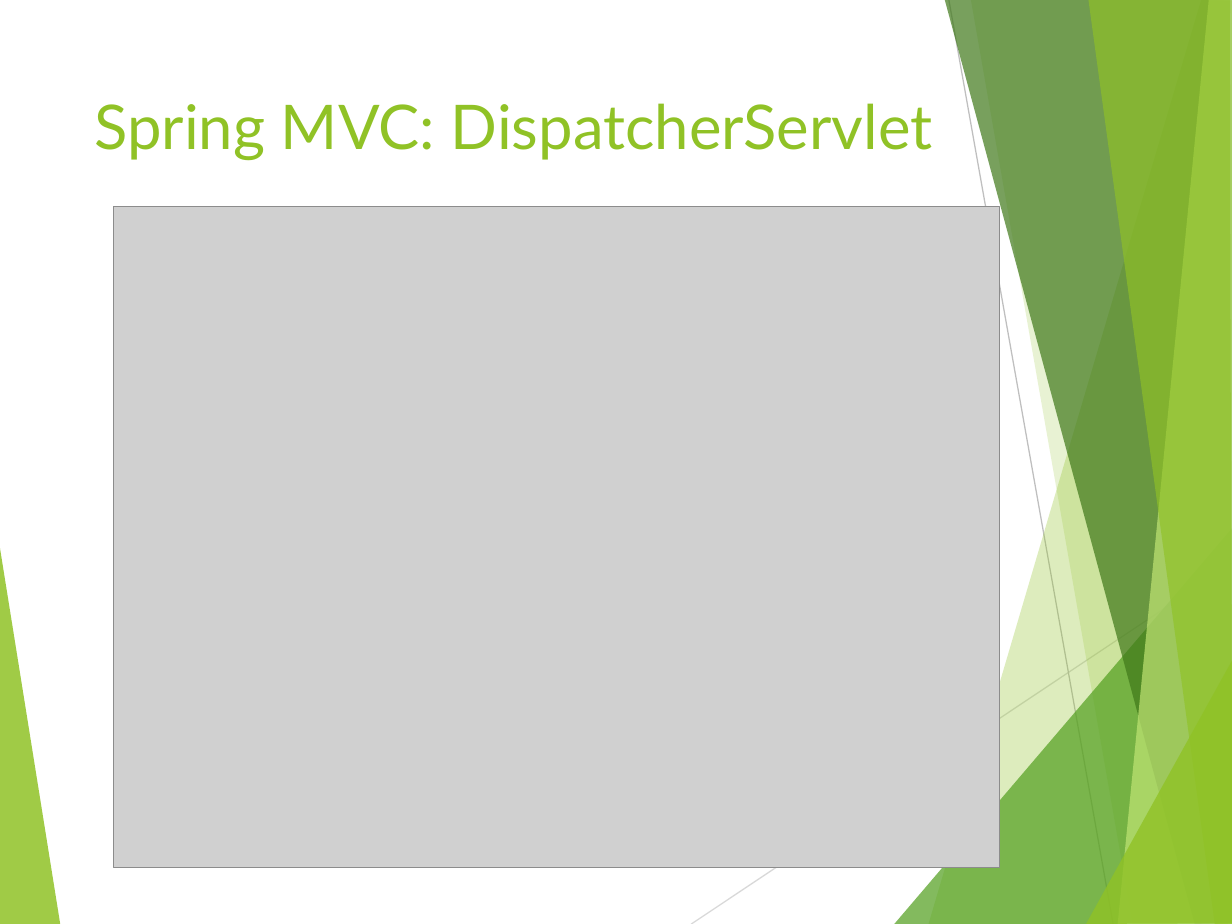
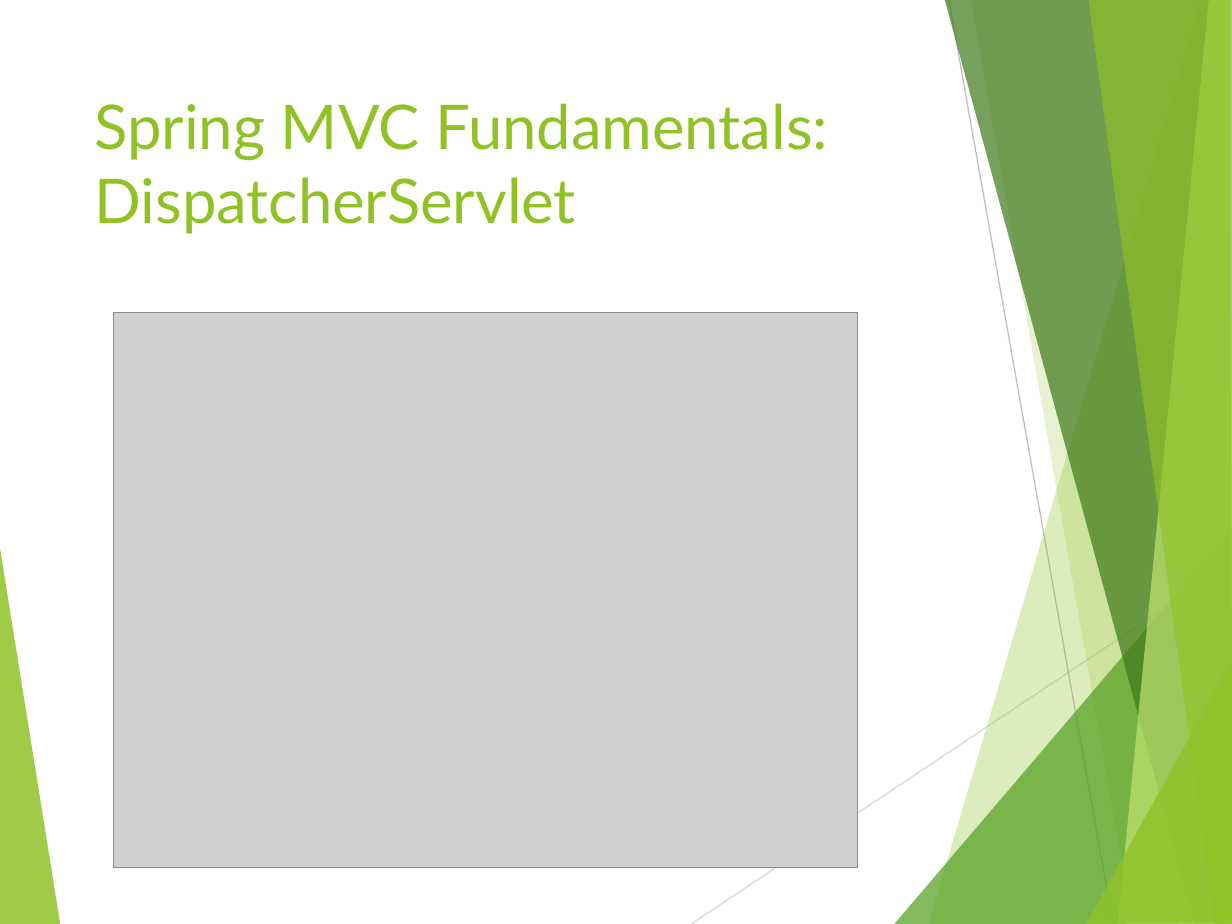
Before and after one commit to liqichen168/Course-May-2019, a slide deck: slide 20 of powerpoints/3_MVC.pptx (slide 6 before the commit). Drawn at 1232x924 pixels with LibreOffice and Linux fonts; fonts in the diff are those of the drawing; grey boxes stand for pictures. Boxes give left, top, right and bottom in pixels: in the first picture for what was removed or moved away, otherwise in the second. Text is boxed around its words. In the diff, an @@ line names an element or a change of style, - is before the commit and + after.

```diff
--- a/powerpoints/3_MVC.pptx
+++ b/powerpoints/3_MVC.pptx
@@ title at <box>94,103,829,234</box>: text changed @@
-Spring MVC: DispatcherServlet
+Spring MVC Fundamentals: DispatcherServlet
@@ picture: place and size @@
-picture at <box>113,207,999,867</box>
+picture at <box>113,313,857,869</box>
```
Also in this commit, not shown: 5 other slides changed, 7 slides added, 7 slides removed.
